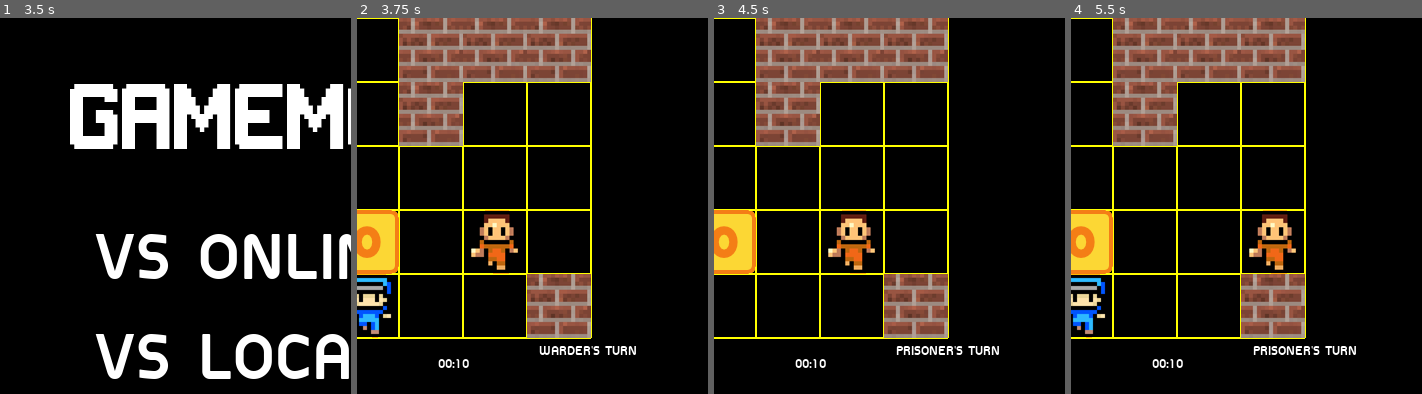
Above: before the commit, frames 1-4 (left to right).
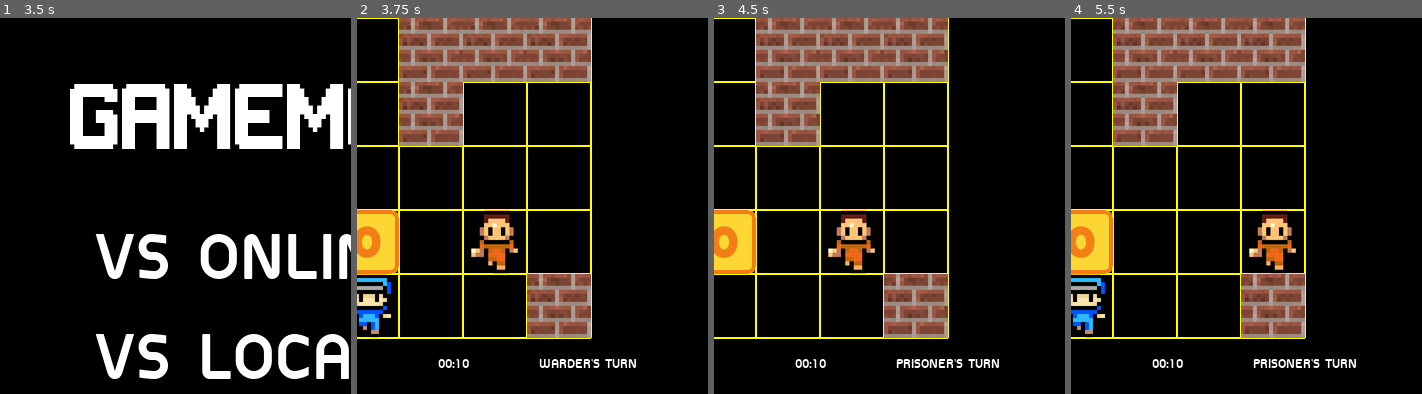
Above: after the commit, the same moments.

Repository: Putter30772/ESCAPE-PLAN-V3
Game: Godot game, scene res://TitleScreenRelated/TitleScreen.tscn
The game is run twice, just before and just after one commit, with the same random seed, the same clock (stepped at 60 frames per second) and the same inputs.
Inputs:
- Up to frame 1 (3.5 s): click "OPTIONS" at 0.5 s; click "CHARACTER" at 1.25 s; click "BACK" at 2 s; click "PLAY" at 2.75 s
- Up to frame 2 (3.75 s): click "VS LOCAL" at 3.5 s
- Up to frame 3 (4.5 s): tap Enter at 4.25 s; hold Right (move_right) from 4.28 s (still down); hold A (a) from 4.28 s (still down)
- Up to frame 4 (5.5 s): tap D (d) at 4.55, 5.1 s; tap Space at 5 s; release Right (move_right) at 5.03 s; release A (a) at 5.03 s; hold Down (move_down) from 5.03 s (still down); tap S (s) at 5.3 s
The pictures show only the part of the screen within x 12-62%, y 0-50%; the shares and areas given below are measured in that part.

Frame 1 is identical in both runs. In frame 2, 0.9% of the frame differs, in the area x 51-80%, y 87-94%; in frame 3, 1.0%, in the area x 51-82%, y 87-94%; in frame 4, 1.0%.

Commit message:
text allignment fix

Diff:
--- a/06-Grid-based movement/LAN.tscn
+++ b/06-Grid-based movement/LAN.tscn
@@ -9,7 +9,10 @@
 [ext_resource path="res://DisplayTimeLAN.gd" type="Script" id=7]
 [ext_resource path="res://SoundEffects/335571_magntron_gamemusic (online-audio-converter.com).wav" type="AudioStream" id=8]
 
-[sub_resource type="DynamicFont" id=5]
+[sub_resource type="DynamicFont" id=1]
+font_data = ExtResource( 4 )
+
+[sub_resource type="DynamicFont" id=2]
 font_data = ExtResource( 4 )
 
 [sub_resource type="DynamicFont" id=3]
@@ -18,10 +21,7 @@
 [sub_resource type="DynamicFont" id=4]
 font_data = ExtResource( 4 )
 
-[sub_resource type="DynamicFont" id=1]
-font_data = ExtResource( 4 )
-
-[sub_resource type="DynamicFont" id=2]
+[sub_resource type="DynamicFont" id=5]
 font_data = ExtResource( 4 )
 
 [sub_resource type="DynamicFont" id=6]
@@ -41,10 +41,10 @@
 
 [node name="Label" type="Label" parent="."]
 margin_left = 267.693
-margin_top = 324.0
+margin_top = 337.0
 margin_right = 350.693
-margin_bottom = 365.0
-custom_fonts/font = SubResource( 5 )
+margin_bottom = 378.0
+custom_fonts/font = SubResource( 1 )
 script = ExtResource( 5 )
 
 [node name="WindowDialog" type="WindowDialog" parent="."]
@@ -60,39 +60,39 @@
 margin_top = 15.5445
 margin_right = 109.406
 margin_bottom = 47.5445
-custom_fonts/font = SubResource( 3 )
+custom_fonts/font = SubResource( 2 )
 script = ExtResource( 5 )
 
 [node name="PlayAgain" type="ToolButton" parent="WindowDialog"]
-margin_left = 12.9109
-margin_top = 57.0
-margin_right = 70.9109
-margin_bottom = 84.0
-custom_fonts/font = SubResource( 4 )
+margin_left = 20.0
+margin_top = 60.0
+margin_right = 78.0
+margin_bottom = 87.0
+custom_fonts/font = SubResource( 3 )
 
 [node name="Label" type="Label" parent="WindowDialog/PlayAgain"]
 margin_right = 40.0
 margin_bottom = 14.0
-custom_fonts/font = SubResource( 1 )
+custom_fonts/font = SubResource( 4 )
 text = "Play Again"
 
 [node name="Exit" type="ToolButton" parent="WindowDialog"]
-margin_left = 108.089
-margin_top = 55.0
-margin_right = 153.089
-margin_bottom = 89.0
+margin_left = 112.0
+margin_top = 60.0
+margin_right = 157.0
+margin_bottom = 94.0
 
 [node name="Label" type="Label" parent="WindowDialog/Exit"]
 margin_right = 40.0
 margin_bottom = 14.0
-custom_fonts/font = SubResource( 2 )
+custom_fonts/font = SubResource( 5 )
 text = "Exit"
 
 [node name="DisplayTime" type="Label" parent="."]
 margin_left = 167.14
-margin_top = 337.178
+margin_top = 337.0
 margin_right = 236.14
-margin_bottom = 368.178
+margin_bottom = 368.0
 custom_fonts/font = SubResource( 6 )
 script = ExtResource( 7 )
 
--- a/06-Grid-based movement/options.tscn
+++ b/06-Grid-based movement/options.tscn
@@ -10,6 +10,18 @@
 
 [sub_resource type="DynamicFont" id=1]
 size = 90
+font_data = ExtResource( 7 )
+
+[sub_resource type="DynamicFont" id=2]
+size = 30
+font_data = ExtResource( 7 )
+
+[sub_resource type="DynamicFont" id=3]
+size = 30
+font_data = ExtResource( 7 )
+
+[sub_resource type="DynamicFont" id=4]
+size = 20
 font_data = ExtResource( 7 )
 
 [node name="Node" type="Node"]
@@ -27,7 +39,7 @@
 margin_left = 100.0
 margin_top = 20.0
 margin_right = 700.0
-margin_bottom = 888.0
+margin_bottom = 780.0
 size_flags_horizontal = 4
 custom_constants/separation = 50
 
@@ -112,13 +124,14 @@
 margin_top = 611.0
 margin_right = 650.0
 margin_bottom = 754.0
-window_title = "Language"
+custom_colors/title_color = Color( 0, 0, 0, 1 )
 
 [node name="English" type="Button" parent="WindowDialog"]
 margin_left = 47.1683
 margin_top = 28.0
 margin_right = 206.168
 margin_bottom = 116.0
+custom_fonts/font = SubResource( 2 )
 text = "English"
 
 [node name="Thai" type="Button" parent="WindowDialog"]
@@ -126,7 +139,17 @@
 margin_top = 28.0
 margin_right = 439.0
 margin_bottom = 116.0
+custom_fonts/font = SubResource( 3 )
 text = "Thai"
+
+[node name="Label" type="Label" parent="WindowDialog"]
+margin_left = 210.0
+margin_top = -21.0
+margin_right = 276.0
+margin_bottom = 3.0
+custom_fonts/font = SubResource( 4 )
+custom_colors/font_color = Color( 0, 0, 0, 1 )
+text = "Language"
 [connection signal="pressed" from="MarginContainer/VBoxContainer/VBoxContainer/HBoxContainer/Mute_Button" to="." method="_on_Mute_Button_pressed"]
 [connection signal="pressed" from="MarginContainer/VBoxContainer/VBoxContainer/Language_Button" to="." method="_on_Language_Button_pressed"]
 [connection signal="pressed" from="MarginContainer/VBoxContainer/VBoxContainer/TextureButton2" to="." method="_on_TextureButton_pressed"]
Not shown: 1 places in 06-Grid-based movement/options.tscn that only renumber resources
